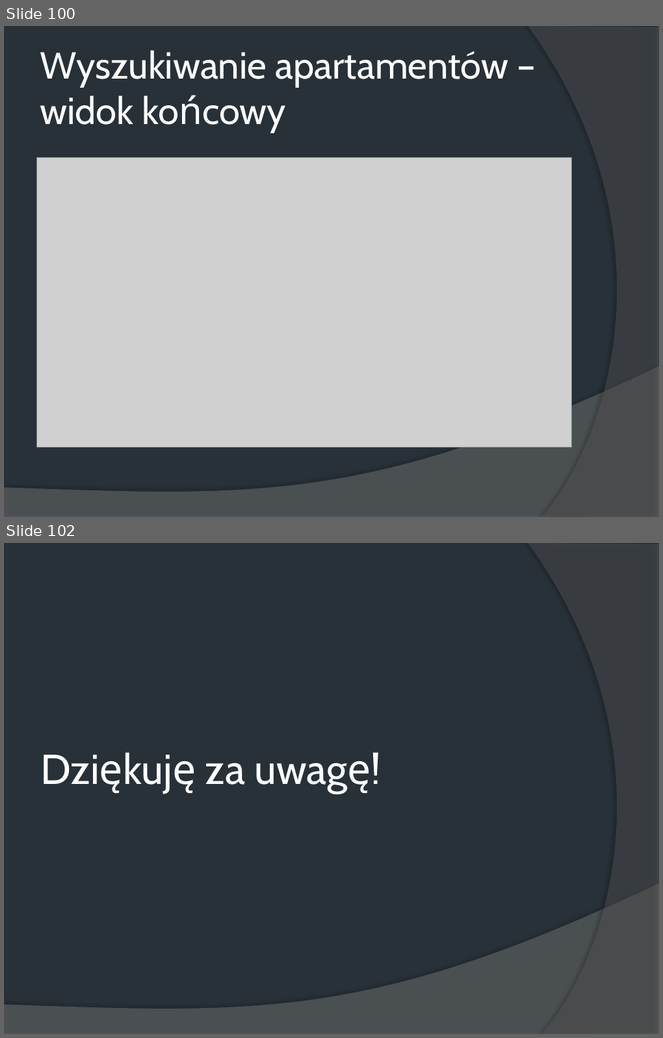
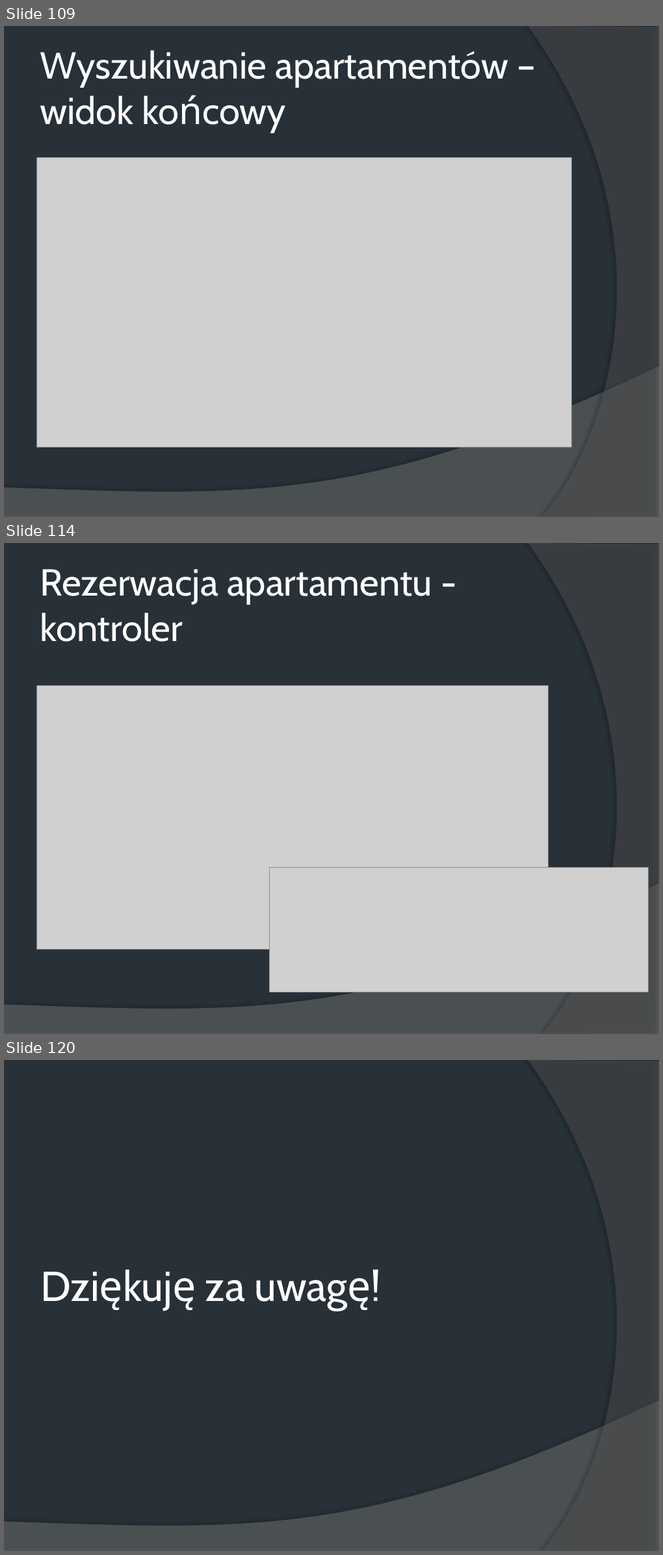
Before and after one commit to wiwlm/HotelMVC, a slide deck: Aplikacje MVC.pptx. Shown one above the other, each under a label of ours: slides 100 and 102 before the commit, slides 109, 114 and 120 after it; the slides between them are not shown. The pictures are 663x1038 and 663x1555 pixels, drawn with LibreOffice and Linux fonts; fonts in the diff are those of the drawing; grey boxes stand for pictures. Boxes give left, top, right and bottom in pixels: in the first picture for what was removed or moved away, otherwise in the second. Text is boxed around its words. In the diff, an @@ line names an element or a change of style, - is before the commit and + after.

Commit message:
Rezerwacja apartamentów

```diff
--- a/Aplikacje MVC.pptx
+++ b/Aplikacje MVC.pptx
@@ slide 114 added at (4, 543, 659, 1034), background #283138; not listed: 2 template elements that a slide beside it also shows @@
@@ title added at (40, 569, 432, 642), 41.4 pt, text #FFFFFF @@
+Rezerwacja apartamentu - kontroler
@@ picture added at (36, 686, 549, 950) @@
@@ picture added at (270, 868, 649, 993) @@
@@ what was slide 100 is now slide 109 @@
@@ what was slide 102 is now slide 120 @@
```
Also in this commit, not shown: 7 slides changed, 18 other slides added, 1 slide removed, 16 other files.
